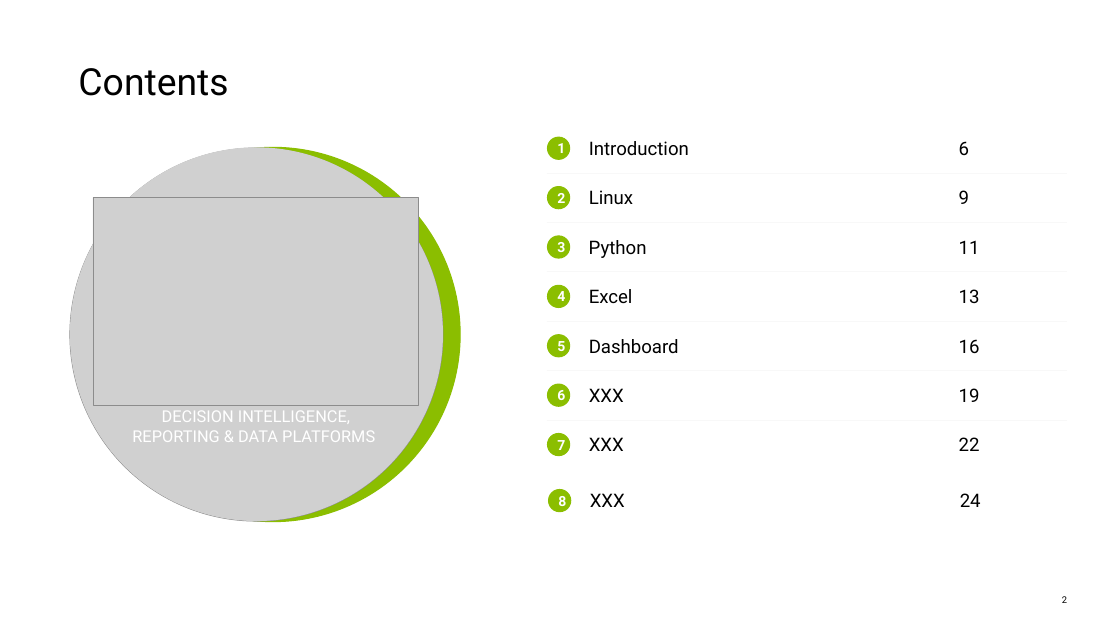
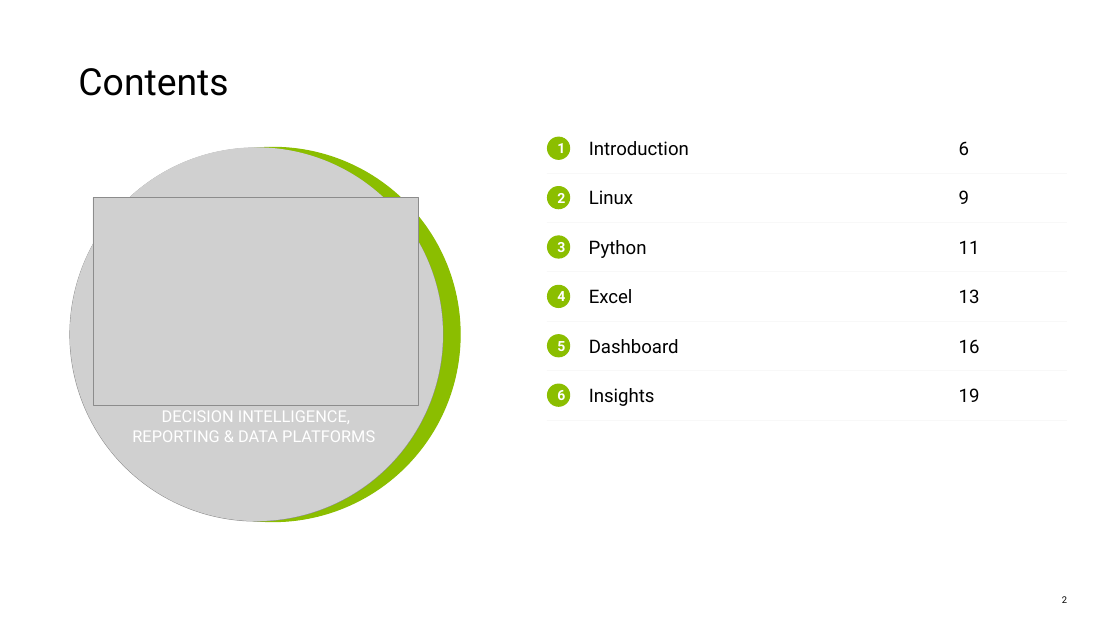
Before and after one commit to sc-grads/sc_TeolanGovender_2026, a slide deck: slide 2 of Sales Data Processing-Project-April2026/project/reports/DataCleaningandAnalysis_SambeConsulting.pptx. Drawn at 1120x630 pixels with LibreOffice and Linux fonts; fonts in the diff are those of the drawing; grey boxes stand for pictures. Boxes give left, top, right and bottom in pixels: in the first picture for what was removed or moved away, otherwise in the second. Text is boxed around its words. In the diff, an @@ line names an element or a change of style, - is before the commit and + after.

```diff
--- a/Sales Data Processing-Project-April2026/project/reports/DataCleaningandAnalysis_SambeConsulting.pptx
+++ b/Sales Data Processing-Project-April2026/project/reports/DataCleaningandAnalysis_SambeConsulting.pptx
@@ text at bbox=[589, 388, 655, 406]: text changed @@
-XXX
+Insights
@@ ellipse removed at bbox=[548, 434, 570, 455] @@
-7
@@ text removed at bbox=[589, 437, 624, 451] @@
-XXX
@@ text removed at bbox=[959, 437, 980, 451] @@
-22
@@ ellipse removed at bbox=[549, 490, 571, 512] @@
-8
@@ text removed at bbox=[590, 493, 625, 507] @@
-XXX
@@ text removed at bbox=[960, 493, 981, 507] @@
-24
```
Also in this commit, not shown: 7 other slides changed, 1 slide removed, 4 other files.
